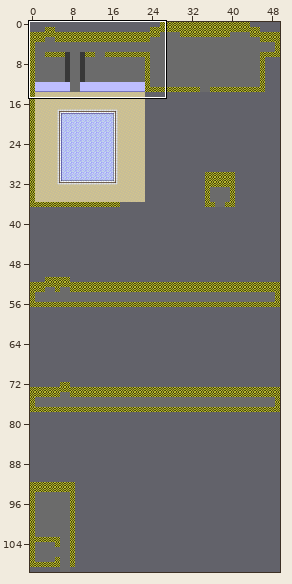
Tiled map: Assets/Graphics/Maps/Retail/Hotel.tmx. Above, an overview of the earlier version with the close-up marked.
Close-up. Old version:
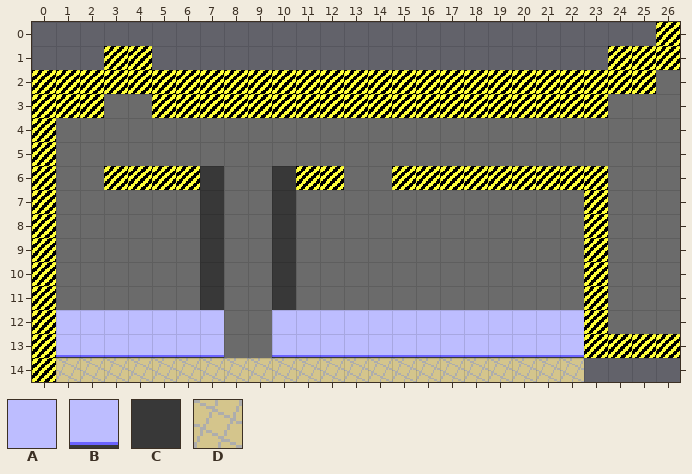
Cells are 16x16 px. Shown: x 0..26, y 0..14. The commit also changed other parts of the map, which this record leaves out.
Key: from "Office": A 1, B 11, C 29; from "PoolSide": D 16.
_ is an empty cell.
Layers that did not change in this view are not listed.
Layer "Graphics/BG" before, first column x 0:
 0 ___________________________
 1 ___________________________
 2 ___________________________
 3 ___________________________
 4 ___________________________
 5 ___________________________
 6 _______C__C________________
 7 _______C__C________________
 8 _______C__C________________
 9 _______C__C________________
10 _______C__C________________
11 _______C__C________________
12 _______A__A________________
13 _BBBBBBB__BBBBBBBBBBBBB____
14 _DDDDDDDDDDDDDDDDDDDDDD____
New version:
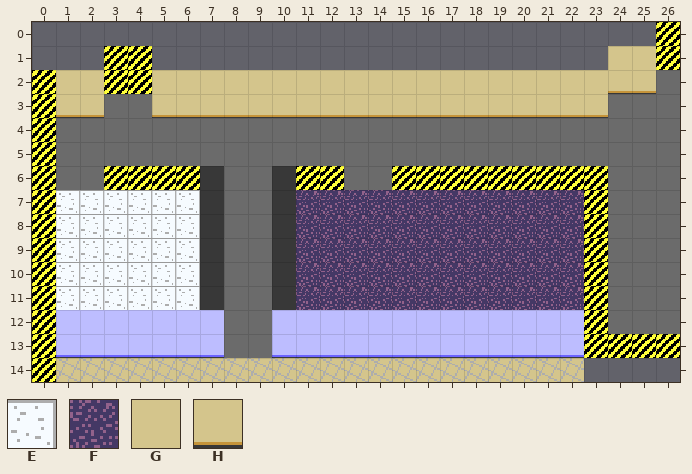
Further tiles: from "Office": E 21, F 34, G 83, H 93.
Diff:
Changed rows in their new state; . is an unchanged cell.
Layer "Graphics/BG":
first column x 1:
 1 .......................GG
 2 GG..GGGGGGGGGGGGGGGGGGGHH
 3 HH..HHHHHHHHHHHHHHHHHHH..
first column x 1:
 7 EEEEEE....FFFFFFFFFFFF
 8 EEEEEE....FFFFFFFFFFFF
 9 EEEEEE....FFFFFFFFFFFF
10 EEEEEE....FFFFFFFFFFFF
11 EEEEEE....FFFFFFFFFFFF
